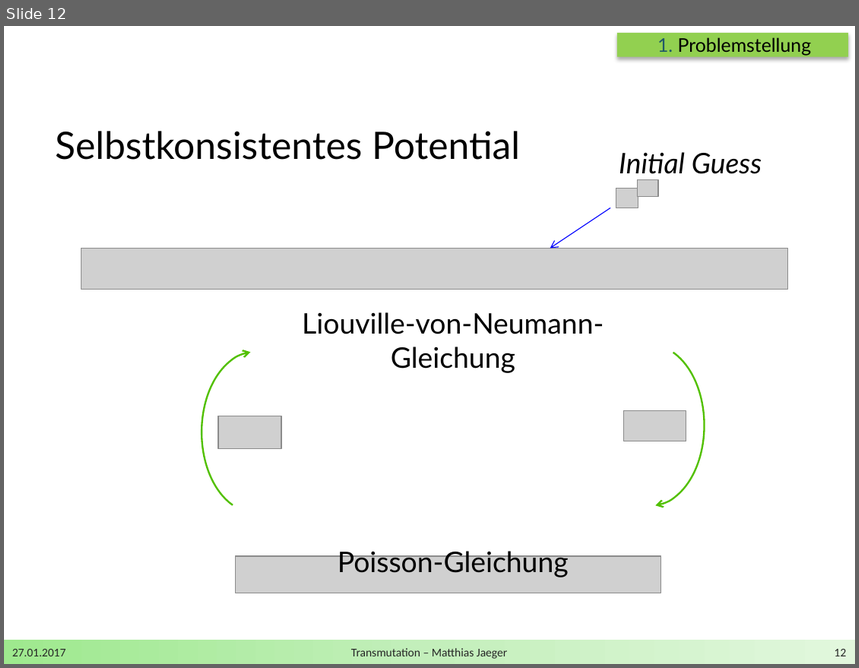
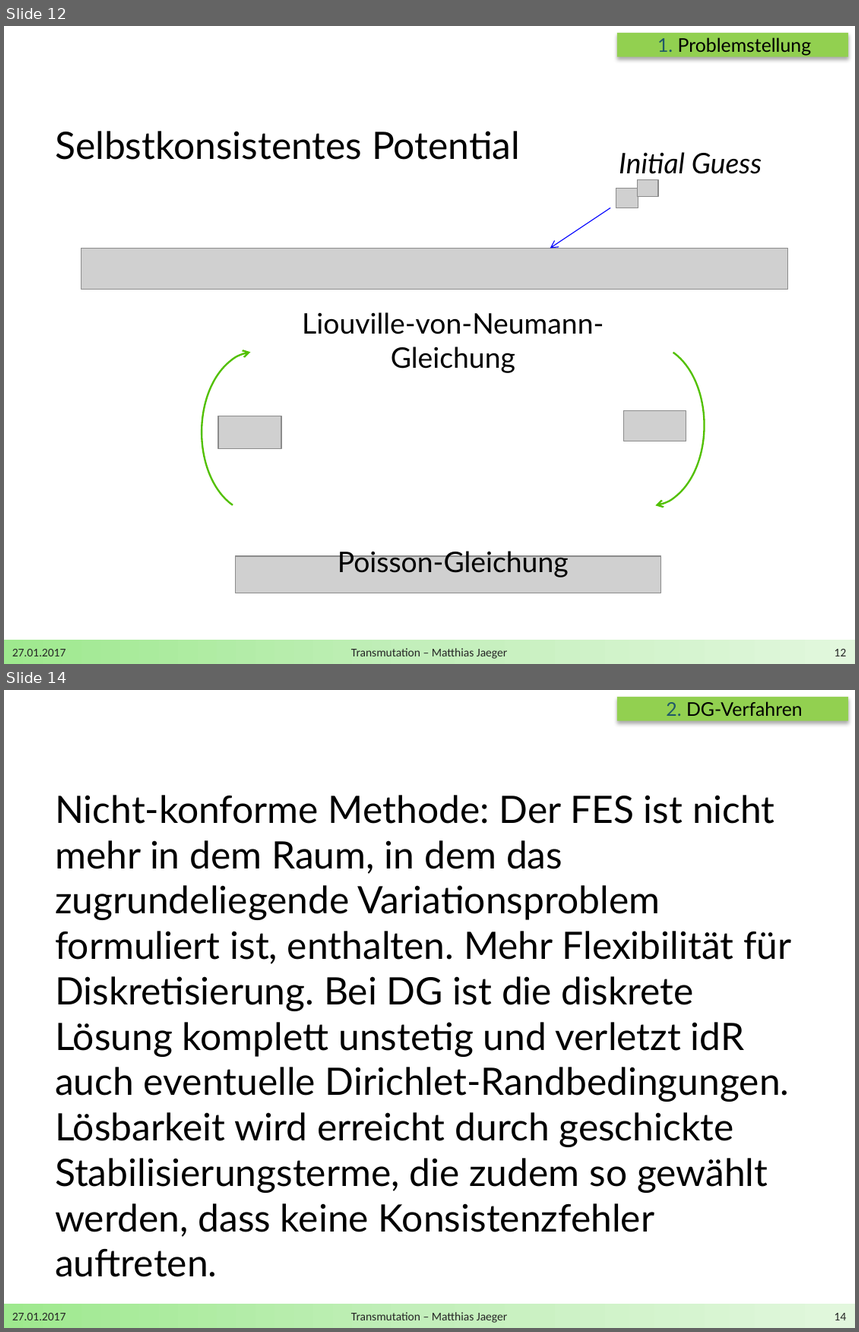
Before and after one commit to DerKleineGauss/Masterarbeit, a slide deck: Zwischenvortrag/Präsentation.pptx. Shown one above the other, each under a label of ours: slide 12 before the commit, slides 12 and 14 after it; the slides between them are not shown. The pictures are 859x668 and 859x1332 pixels, drawn with LibreOffice and Linux fonts; fonts in the diff are those of the drawing; grey boxes stand for pictures; background and template pictures are left out. Boxes give left, top, right and bottom in pixels: in the first picture for what was removed or moved away, otherwise in the second. Text is boxed around its words. In the diff, an @@ line names an element or a change of style, - is before the commit and + after.

```diff
--- a/Zwischenvortrag/Präsentation.pptx
+++ b/Zwischenvortrag/Präsentation.pptx
@@ slide 14 added at (4,690,855,1328), background #FFFFFF; not listed: 1 template element that a slide beside it also shows @@
@@ rectangle added at (617,697,848,721), fill #92D050 @@
@@ text added at (666,701,803,716), 16 pt, text #000000 @@
+2. DG-Verfahren
@@ text added at (55,795,791,1277), 32 pt, text #000000 @@
+Nicht-konforme Methode: Der FES ist nicht mehr in dem Raum, in dem das zugrundeliegende Variationsproblem formuliert ist, enthalten. Mehr Flexibilität für Diskretisierung. Bei DG ist die diskrete Lösung komplett unstetig und verletzt idR auch eventuelle Dirichlet-Randbedingungen. Lösbarkeit wird erreicht durch geschickte Stabilisierungsterme, die zudem so gewählt werden, dass keine Konsistenzfehler auftreten.
@@ text added at (12,1313,66,1321), 10 pt, text #262626 @@
+27.01.2017
@@ text added at (351,1312,507,1323), 10 pt, text #262626 @@
+Transmutation – Matthias Jaeger
@@ page number added at (835,1313,847,1321), 10 pt, text #262626 @@
+14
```
Also in this commit, not shown: 1 other slide added, 3 other files.
